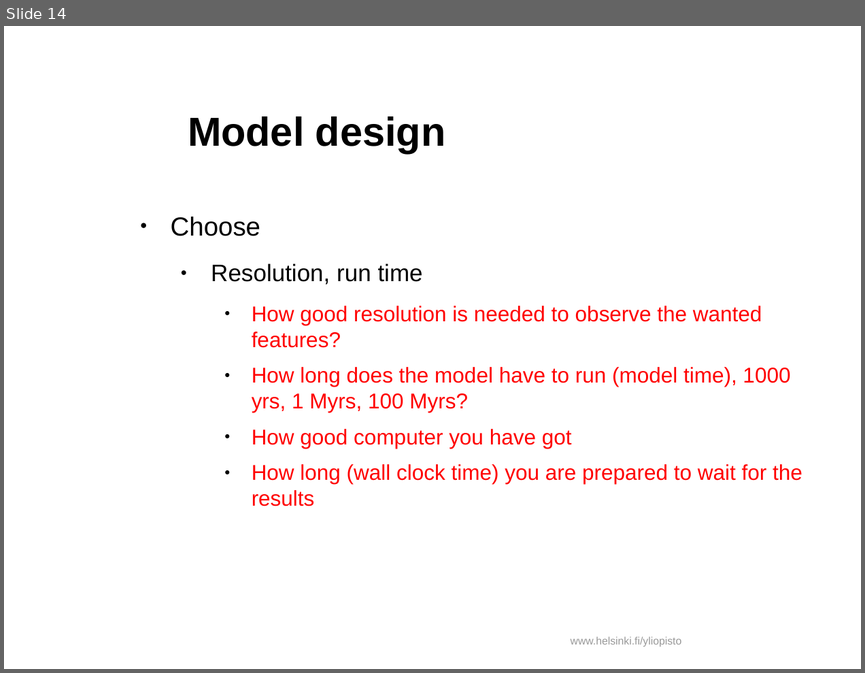
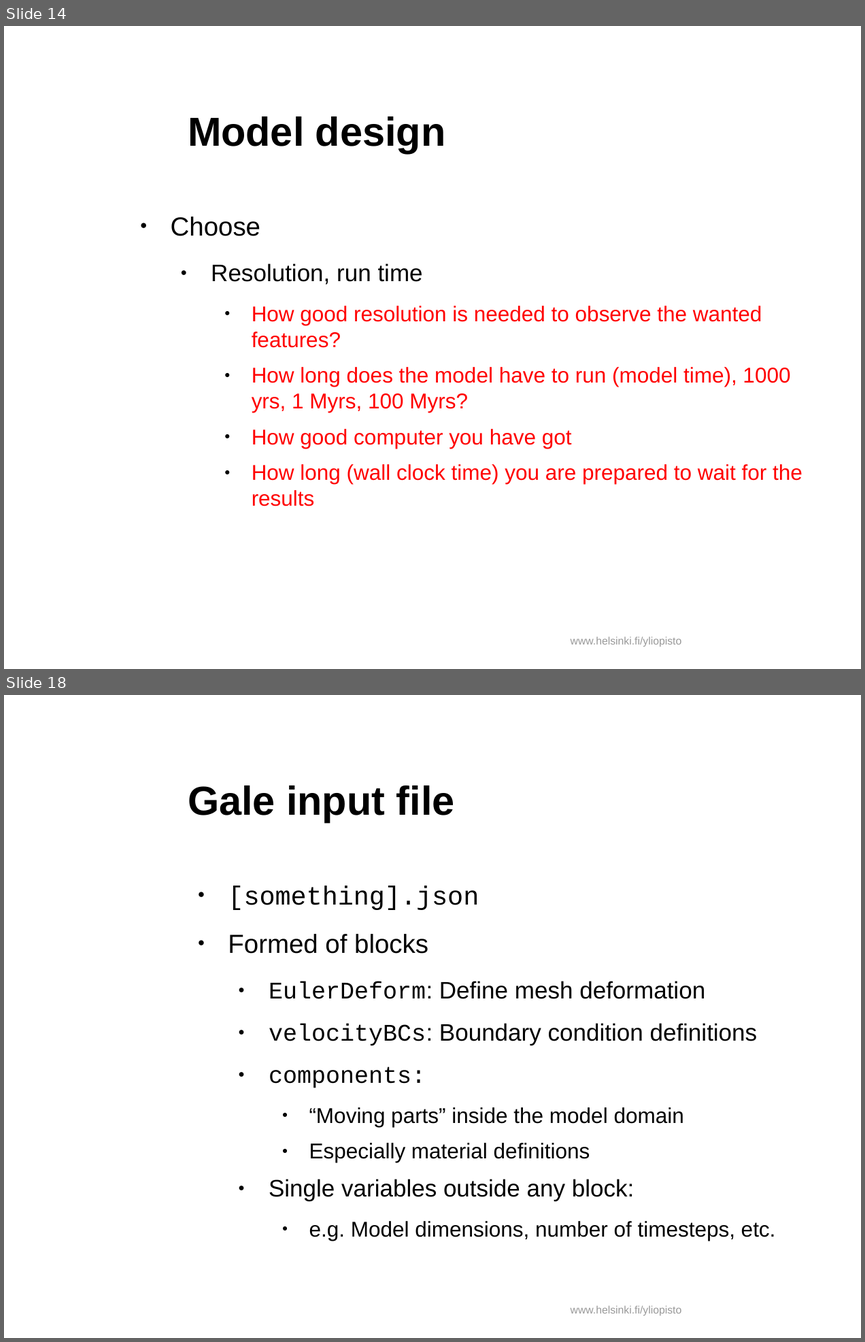
Before and after one commit to HUGG/NGWM2016-modelling-course, a slide deck: Lessons/07-Gale-model-design/Gale-model-design.odp. Shown one above the other, each under a label of ours: slide 14 before the commit, slides 14 and 18 after it; the slides between them are not shown. The pictures are 865x673 and 865x1342 pixels, drawn with LibreOffice and Linux fonts; fonts in the diff are those of the drawing; background and template pictures are left out. Boxes give left, top, right and bottom in pixels: in the first picture for what was removed or moved away, otherwise in the second. Text is boxed around its words. In the diff, an @@ line names an element or a change of style, - is before the commit and + after.

Commit message:
New collision model

```diff
--- a/Lessons/07-Gale-model-design/Gale-model-design.odp
+++ b/Lessons/07-Gale-model-design/Gale-model-design.odp
@@ slide 18 added at [4, 695, 861, 1338], background #FFFFFF; not listed: 1 template element that a slide beside it also shows @@
@@ title added at [188, 785, 455, 821], 34 pt, text #000000, bold @@
+Gale input file
@@ text added at [228, 885, 776, 1240], 20 pt, text #000000 @@
+● [something].json
+● Formed of blocks
+  ● EulerDeform: Define mesh deformation
+  ● velocityBCs: Boundary condition definitions
+  ● components:
+    ● “Moving parts” inside the model domain
+    ● Especially material definitions
+  ● Single variables outside any block:
+    ● e.g. Model dimensions, number of timesteps, etc.
```
Also in this commit, not shown: 3 slides changed, 2 other slides added, 1 other file.
